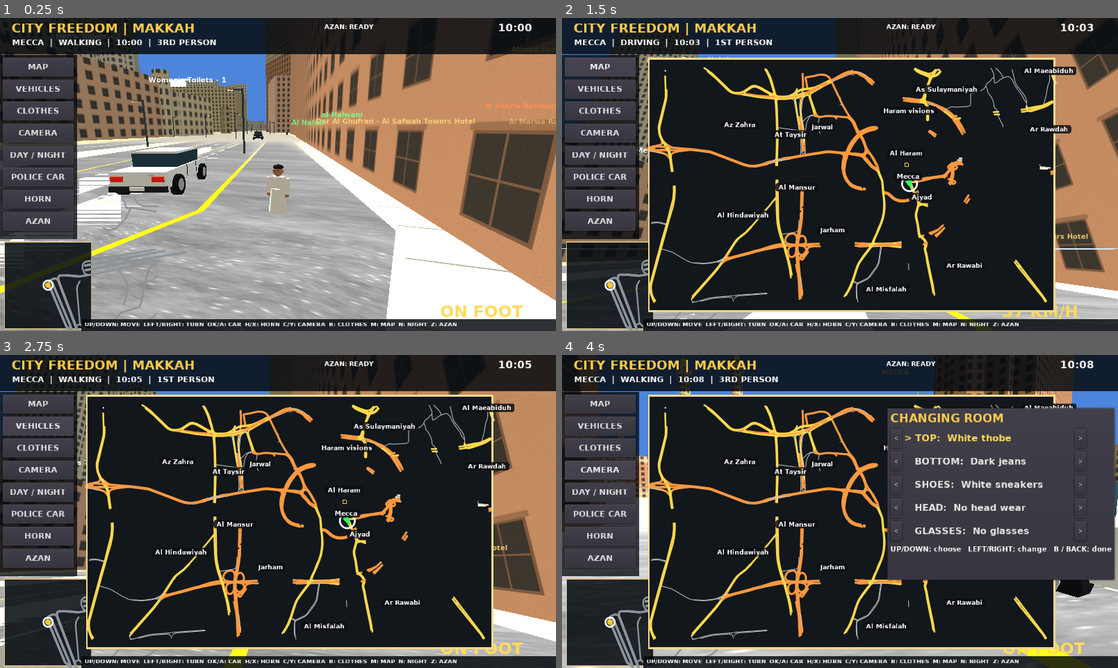
Above: before the commit, frames 1-4 (two rows, left to right).
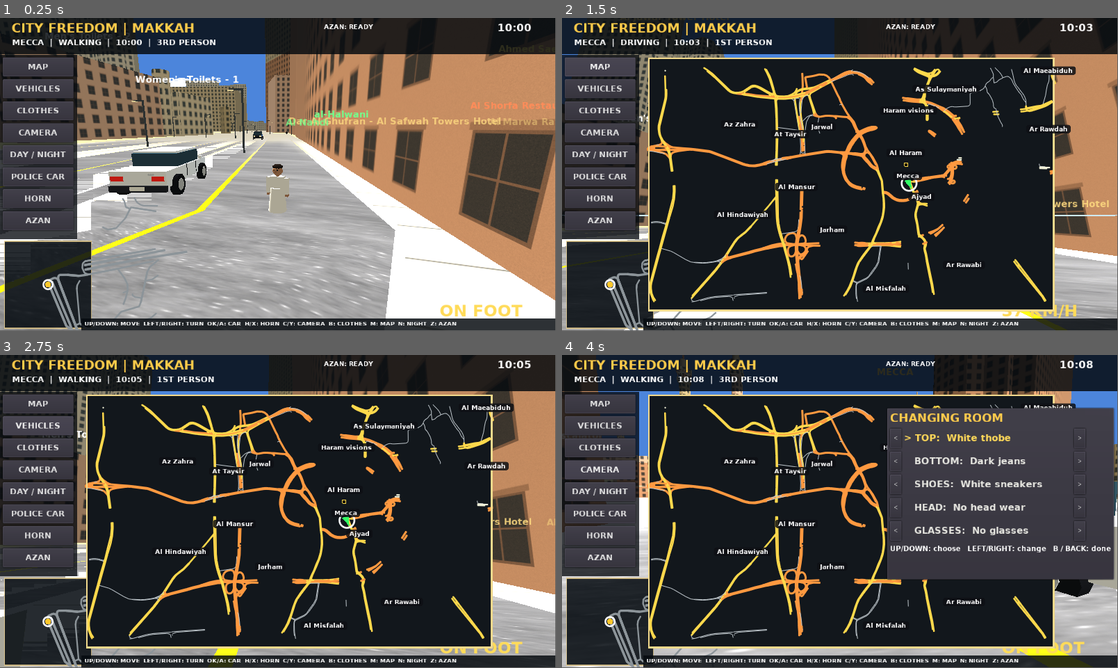
Above: after the commit, the same moments.

Repository: malik5785/FreedomCity
Game: Godot game, scene res://main.tscn
The game is run twice, just before and just after one commit, with the same random seed, the same clock (stepped at 60 frames per second) and the same inputs.
Inputs (mouse positions are in pixels of both pictures, inside the frame that each line leads up to):
- Up to frame 1 (0.25 s): no input
- Up to frame 2 (1.5 s): tap Enter at 0.5 s; move the mouse to (867, 174) at 0.52 s; hold Up 0.53-1.25 s; tap C at 0.6 s; click "MAP" at 1.25 s
- Up to frame 3 (2.75 s): click "VEHICLES" at 2 s
- Up to frame 4 (4 s): click "CLOTHES" at 2.75 s; click "CAMERA" at 3.5 s
In our replay, the window is 800x450 before the commit and 799x449 after it. These sizes can differ from the game's own. Grey fills any space a smaller window leaves; there, only what the larger window draws over its background counts as a difference.

The runs differ from the first frame. In frame 1, 7.0% of the frame differs, in the area x 0-100%, y 0-100%; in frame 2, 14%; in frame 3, 12%; in frame 4, 8.0%.

Commit message:
Reduce Android TV render resolution to 960x540 for smoother gameplay

Diff:
--- a/project.godot
+++ b/project.godot
@@ -10,8 +10,8 @@
 
 [display]
 
-window/size/width=1280
-window/size/height=720
+window/size/width=960
+window/size/height=540
 window/handheld/orientation="landscape"
 
 [rendering]
